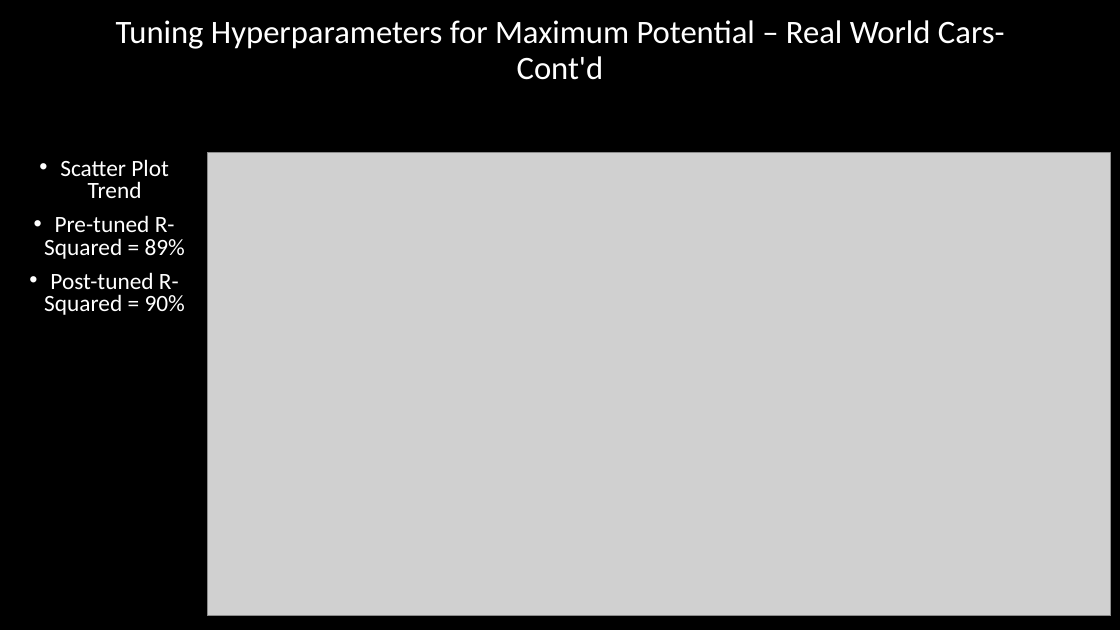
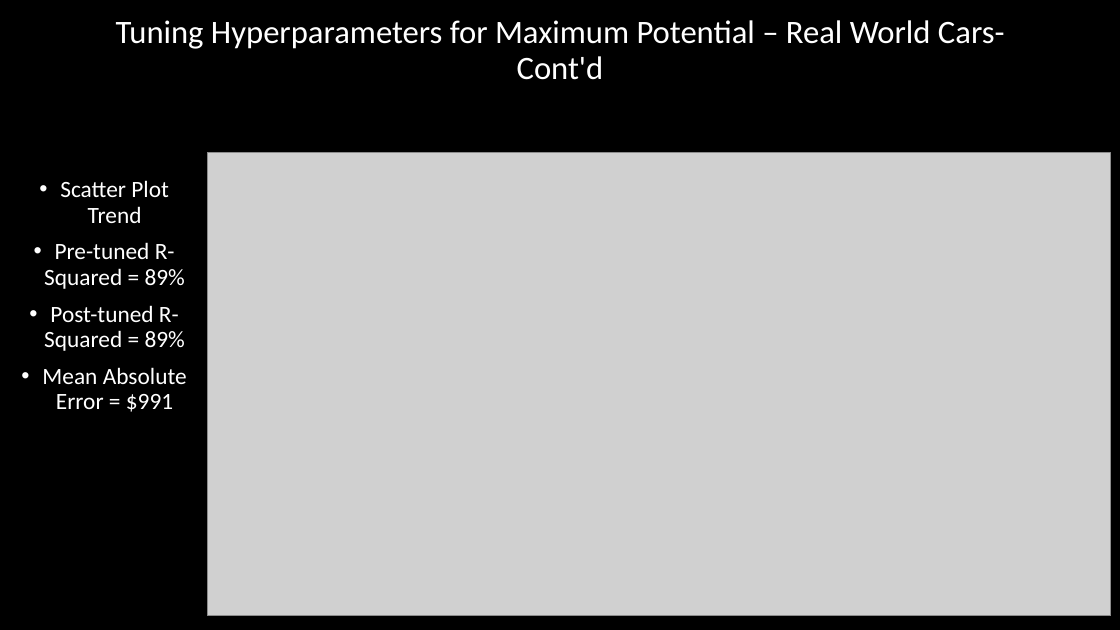
Before and after one commit to abrahamsj/Week_09_Assmnt, a slide deck: slide 18 of PowerPoint/assessment_9_PPTX.pptx. Drawn at 1120x630 pixels with LibreOffice and Linux fonts; fonts in the diff are those of the drawing; grey boxes stand for pictures. Boxes give left, top, right and bottom in pixels: in the first picture for what was removed or moved away, otherwise in the second. Text is boxed around its words. In the diff, an @@ line names an element or a change of style, - is before the commit and + after.

Commit message:
updated PP and Real_World Cars

```diff
--- a/PowerPoint/assessment_9_PPTX.pptx
+++ b/PowerPoint/assessment_9_PPTX.pptx
@@ text at (44, 180, 185, 289): line spacing 0.8 to 0.9 @@
@@ text at (42, 305, 187, 412): text changed @@
-• Post-tuned R-Squared = 90%
+• Post-tuned R-Squared = 89%
+• Mean Absolute Error = $991
```
Also in this commit, not shown: 7 other slides changed, 4 other files.
